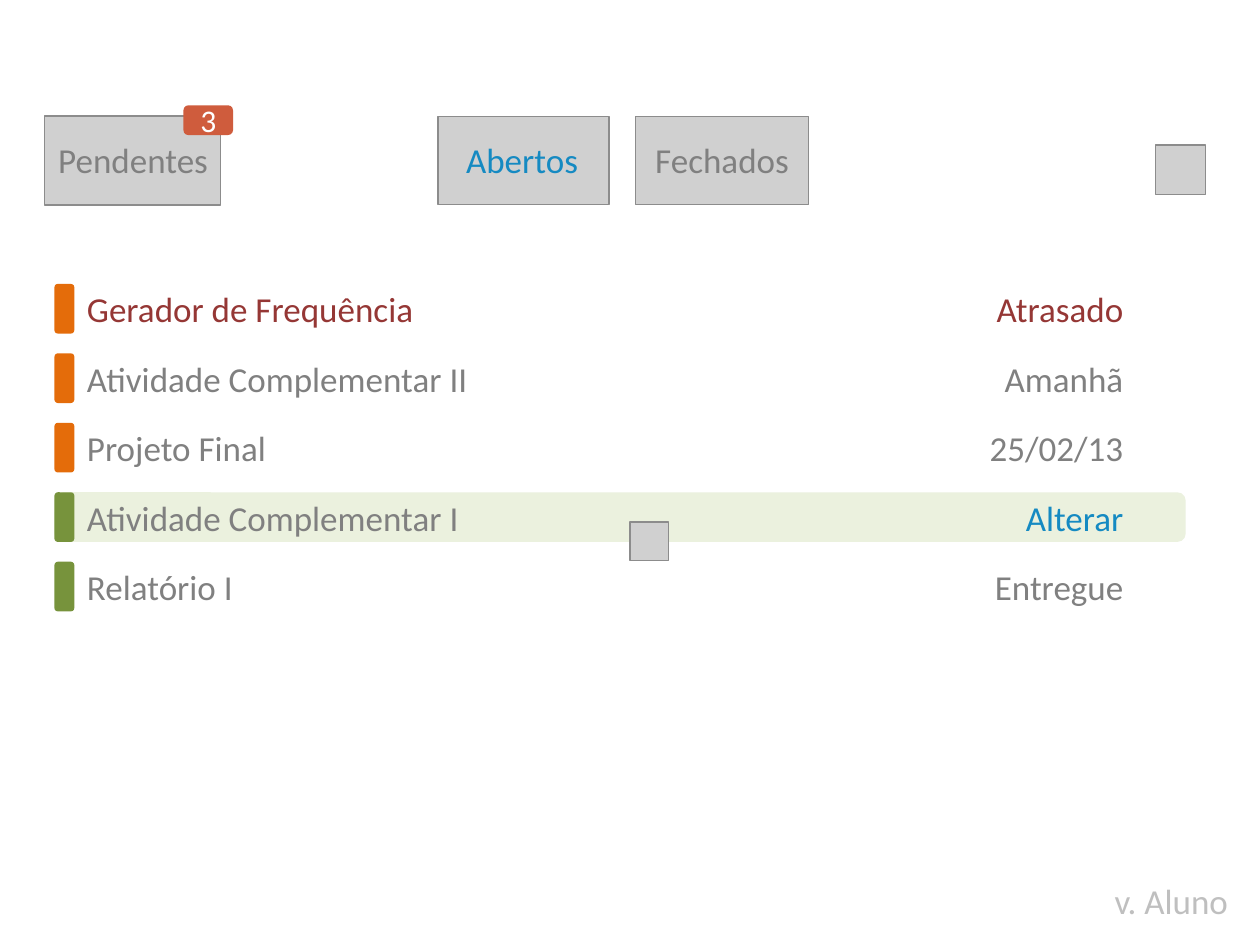
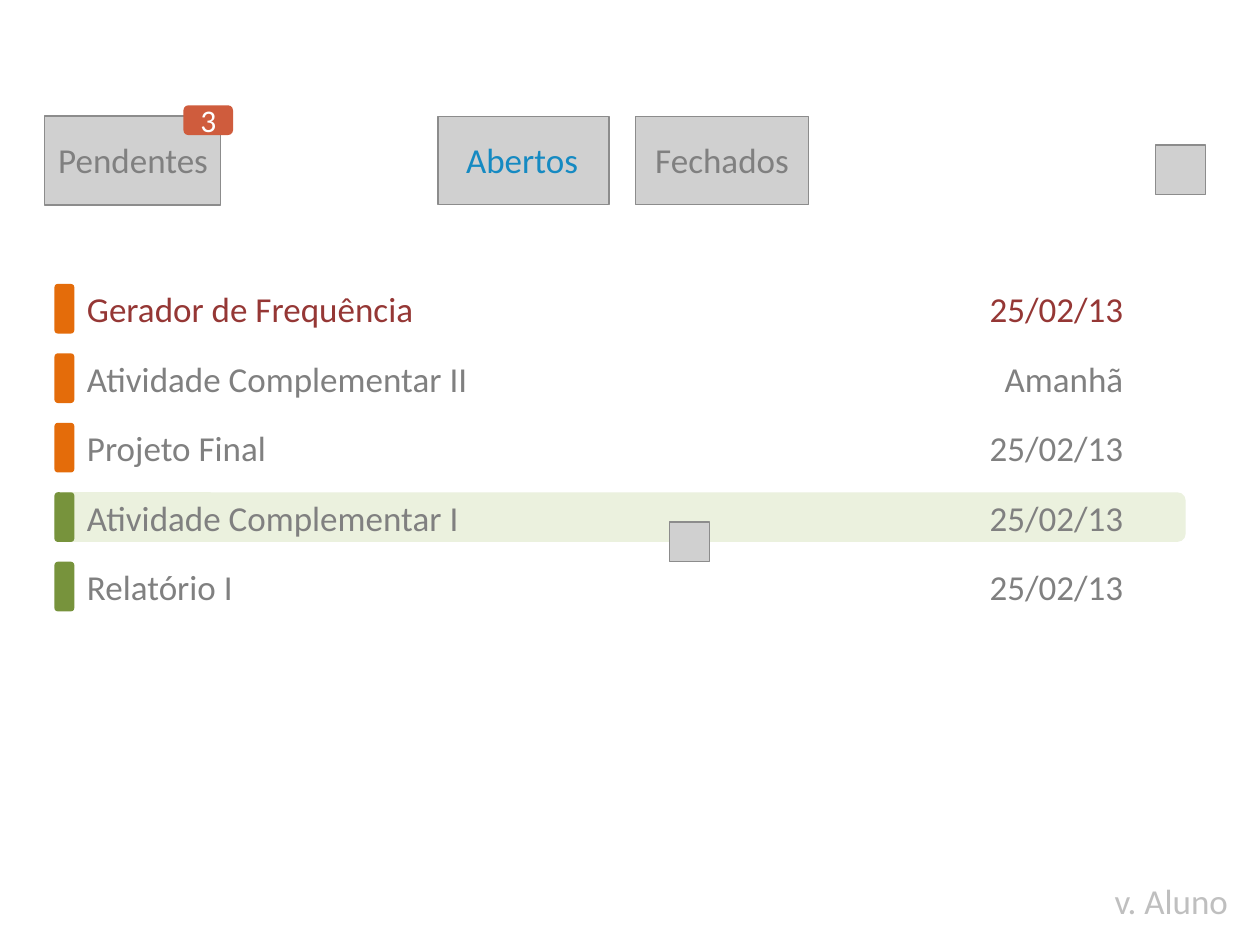
Before and after one commit to djtcin/task-center, a slide deck: slide 12 of prototipo/protótipo.pptx. Drawn at 1260x945 pixels with LibreOffice and Linux fonts; fonts in the diff are those of the drawing; grey boxes stand for pictures; background and template pictures are left out. Boxes give left, top, right and bottom in pixels: in the first picture for what was removed or moved away, otherwise in the second. Text is boxed around its words. In the diff, an @@ line names an element or a change of style, - is before the commit and + after.

```diff
--- a/prototipo/protótipo.pptx
+++ b/prototipo/protótipo.pptx
@@ text at <box>990,297,1123,324</box>: text changed @@
-Atrasado
+25/02/13
@@ text at <box>990,507,1123,533</box>: text changed; text colour #158AC2 to #808080 @@
-Alterar
+25/02/13
@@ picture removed at <box>630,522,669,561</box> @@
@@ picture added at <box>669,522,708,561</box> @@
@@ text at <box>990,576,1123,602</box>: text changed @@
-Entregue
+25/02/13
```
Also in this commit, not shown: 9 other slides changed, 9 slides added, 1 slide removed, 54 other files.
